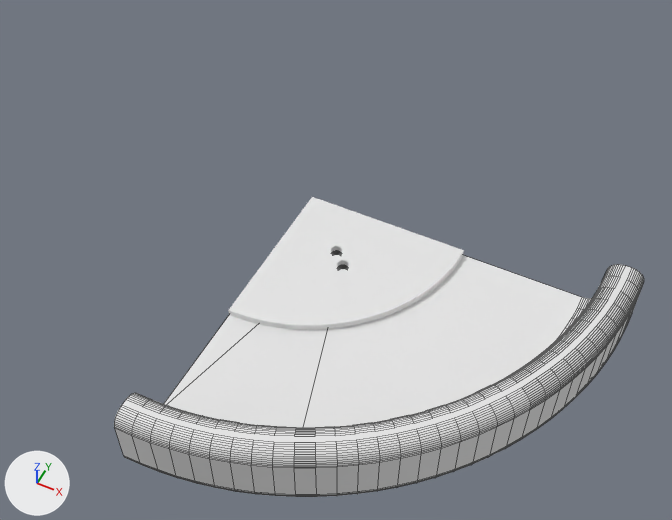
Two versions of the Blender file cad/Scale.blend, one commit apart.
Rendered twice from a 50 mm camera at (0.237, -0.435, 0.471) aimed at (0.039, -0.04, -0.023). The lights are fixed; the arrows at lower left show +X, +Y and +Z. Mesh edges are drawn as thin lines on the coarser meshes.

The first picture shows 'Base Mount', 'Cylinder'.
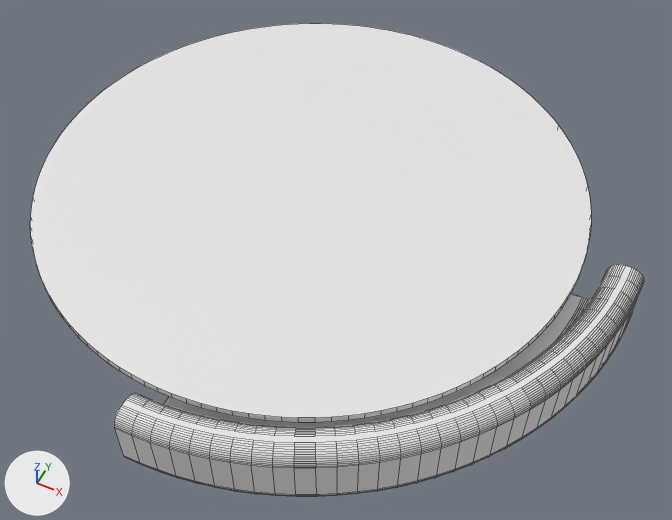
Pixel boxes [x1, y1, x2, y2] of what changed, in the pictures (672 x 520 px):
'Top', added: after [30, 24, 591, 422]
'Base Mount', unchanged, covered by the edit: before [228, 197, 464, 330]

Edits to the bpy script that builds the scene:
```text
Add me_cylinder_005:
    me_cylinder_005.from_pydata(...)  # a 128-sided cylinder along z spanning x -0.2..0.2, y -0.2..0.2, z -0.003..0.003
Add ob_top:
    ob_top = bpy.data.objects.new('Top', me_cylinder_005)
    ob_top.location = (0.0, 0.0, 0.0)
```
